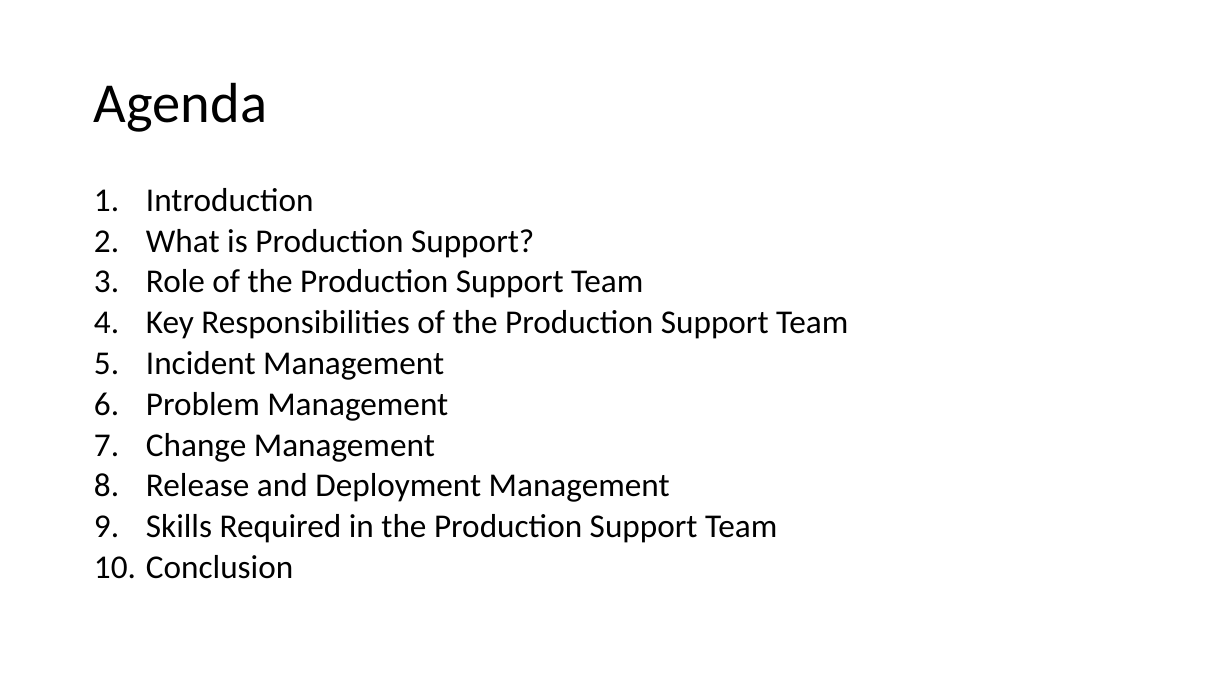
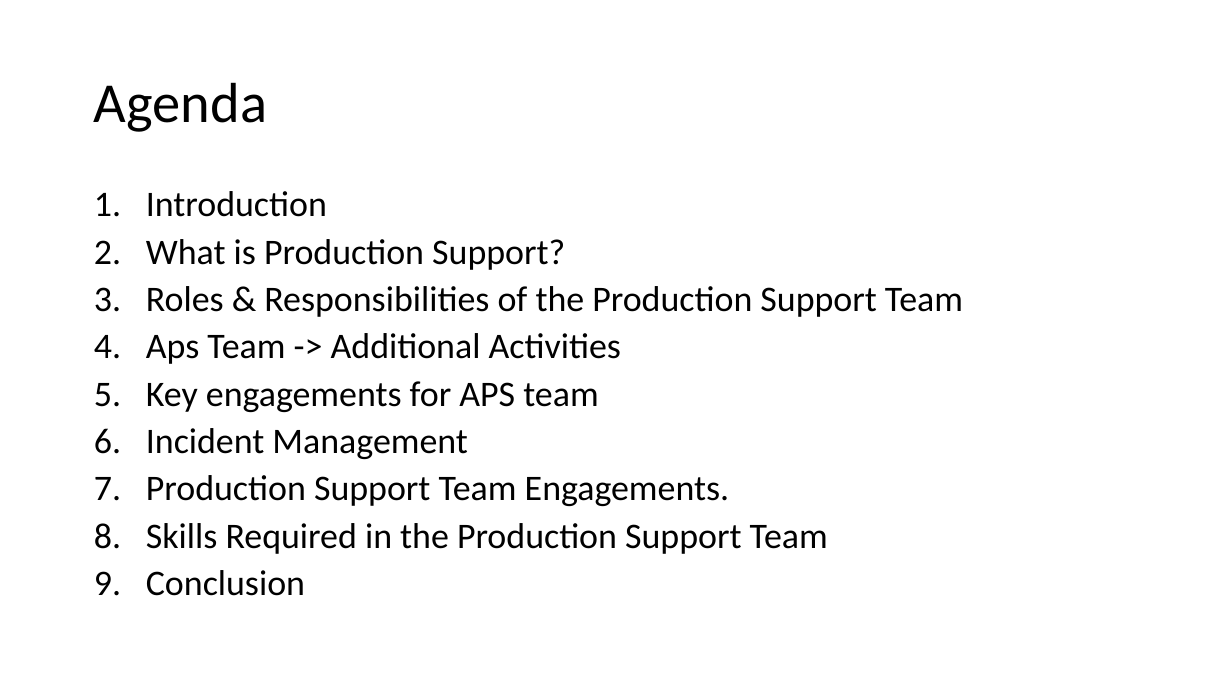
Before and after one commit to spoorthiempowher/Empowher-Curriculum, a slide deck: slide 2 of Prod Support/EmpowHer - Production Support.pptx. Drawn at 1232x693 pixels with LibreOffice and Linux fonts; fonts in the diff are those of the drawing. Boxes give left, top, right and bottom in pixels: in the first picture for what was removed or moved away, otherwise in the second. Text is boxed around its words. In the diff, an @@ line names an element or a change of style, - is before the commit and + after.

Commit message:
Adding Prod Support PPT

```diff
--- a/Prod Support/EmpowHer - Production Support.pptx
+++ b/Prod Support/EmpowHer - Production Support.pptx
@@ text at [146,191,828,596]: size 25.9 to 28 pt in "Introduction", "What is Production Support?", "Incident Management", "Skills Required in the Production Support Team" and 1 more places; line spacing 0.7 to 0.8 @@
@@ text at [146,286,963,412]: text changed; size 25.9 to 28 pt @@
-3. Role of the Production Support Team
-4. Key Responsibilities of the Production Support Team
+3. Roles & Responsibilities of the Production Support Team
+4. Aps Team -> Additional Activities
+5. Key engagements for APS team
@@ text at [146,475,729,506]: text changed; size 25.9 to 28 pt @@
-6. Problem Management
-7. Change Management
-8. Release and Deployment Management
+7. Production Support Team Engagements.
```
Also in this commit, not shown: 2 other slides changed, 5 slides added, 4 slides removed.
